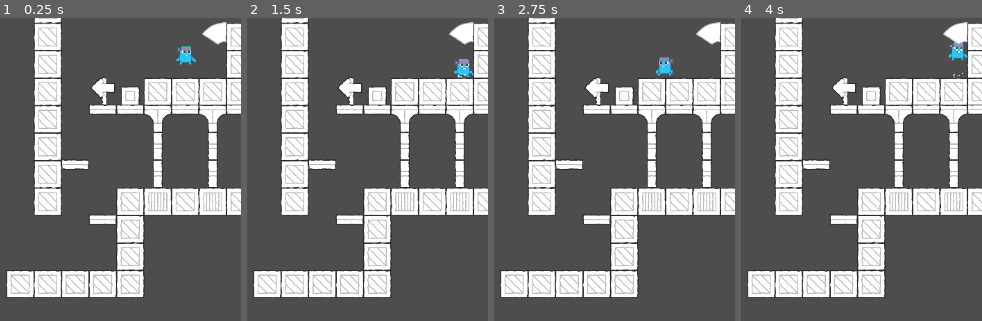
Above: before the commit, frames 1-4 (left to right).
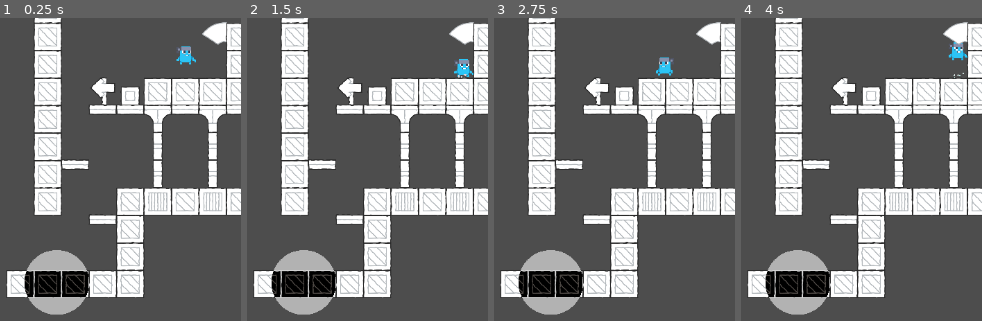
Above: after the commit, the same moments.

Repository: Kevin-Konradi/GMTK_Jam_Game
Game: Godot game, scene res://root_2d.tscn
The game is run twice, just before and just after one commit, with the same random seed, the same clock (stepped at 60 frames per second) and the same inputs.
Inputs:
- Up to frame 1 (0.25 s): no input
- Up to frame 2 (1.5 s): tap Enter at 0.5 s; hold D (right) from 0.53 s (still down); tap Space (jump) at 0.77, 1.25 s
- Up to frame 3 (2.75 s): tap Space (jump) at 1.52 s; release D (right) at 2.03 s; hold A (left) from 2.03 s (still down)
- Up to frame 4 (4 s): release A (left) at 2.78 s; hold D (right) from 2.78 s (still down); tap Space (jump) at 3.02, 3.77 s

The runs differ from the first frame. In frame 1, 4.6% of the frame differs, in the area x 9-37%, y 76-99%; in frame 2, 4.6%; in frame 3, 4.6%; in frame 4, 4.6%, in the area x 9-93%, y 18-99%.

Commit message:
Committed shader

Diff:
--- a/root_2d.tscn
+++ b/root_2d.tscn
@@ -1,9 +1,11 @@
-[gd_scene load_steps=20 format=3 uid="uid://cgwrq3tq7wwkb"]
+[gd_scene load_steps=24 format=3 uid="uid://cgwrq3tq7wwkb"]
 
 [ext_resource type="Script" path="res://scripts/Player.gd" id="1_syxgt"]
 [ext_resource type="Script" path="res://scripts/Searcher.gd" id="1_uei5n"]
 [ext_resource type="Texture2D" uid="uid://cs1mkswfkce7a" path="res://assets/spritesheets/spritesheet_retina.png" id="2_74405"]
 [ext_resource type="Texture2D" uid="uid://c6rouh6d26q4g" path="res://assets/spritesheets/player_sprites.png" id="2_ojde1"]
+[ext_resource type="Shader" path="res://scripts/searcher.gdshader" id="5_f3t5o"]
+[ext_resource type="Texture2D" uid="uid://cd407ykhac4wu" path="res://assets/searcher.png" id="6_akcmm"]
 
 [sub_resource type="RectangleShape2D" id="RectangleShape2D_kmkbo"]
 size = Vector2(17, 17)
@@ -426,6 +428,11 @@
 physics_layer_0/collision_layer = 1
 sources/1 = SubResource("TileSetAtlasSource_fvobd")
 
+[sub_resource type="CircleShape2D" id="CircleShape2D_a3kxb"]
+
+[sub_resource type="ShaderMaterial" id="ShaderMaterial_lp0ko"]
+shader = ExtResource("5_f3t5o")
+
 [node name="Root" type="Node2D"]
 
 [node name="Player" type="CharacterBody2D" parent="."]
@@ -447,7 +454,7 @@
 metadata/_edit_lock_ = true
 
 [node name="Particles" type="CPUParticles2D" parent="Player"]
-position = Vector2(-0.7, 8.4)
+position = Vector2(-0.400012, 8.4)
 emitting = false
 amount = 25
 lifetime = 0.5
@@ -483,3 +490,19 @@
 
 [node name="Camera2D" type="Camera2D" parent="."]
 zoom = Vector2(0.325, 0.325)
+
+[node name="Area2D" type="Area2D" parent="."]
+position = Vector2(954, 178)
+scale = Vector2(10, 10)
+
+[node name="CollisionShape2D" type="CollisionShape2D" parent="Area2D"]
+shape = SubResource("CircleShape2D_a3kxb")
+metadata/_edit_lock_ = true
+metadata/_edit_group_ = true
+
+[node name="Sprite2D" type="Sprite2D" parent="Area2D"]
+material = SubResource("ShaderMaterial_lp0ko")
+scale = Vector2(0.05, 0.05)
+texture = ExtResource("6_akcmm")
+metadata/_edit_group_ = true
+metadata/_edit_lock_ = true
--- /dev/null
+++ b/scripts/searcher.gdshader
@@ -0,0 +1,16 @@
+shader_type canvas_item;
+render_mode unshaded;
+
+uniform sampler2D SCREEN_TEXTURE : hint_screen_texture, filter_linear_mipmap;
+
+void fragment() {
+  	vec4 background = textureLod(SCREEN_TEXTURE, SCREEN_UV, 0.0).rgba;
+	vec4 mask = textureLod(TEXTURE, UV, 0.0).rgba;
+
+	if(mask.a != 0.0){
+		background.r = 1.0 - background.r;
+		background.g = 1.0 - background.g;
+		background.b = 1.0 - background.b;
+		COLOR.rgba = background;
+	}
+}
Binary file added: assets/searcher.png
Not shown, added: assets/searcher.png.import
